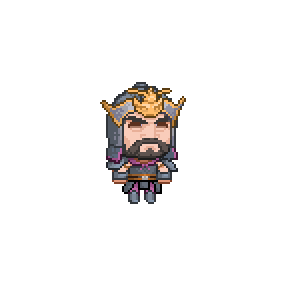
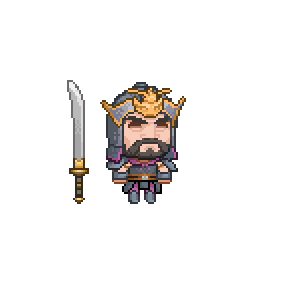
Comparing the layer stacks of the two (286, 286) images. Changes:
added layer "sword" above "r shold" over [67, 80, 89, 204]
